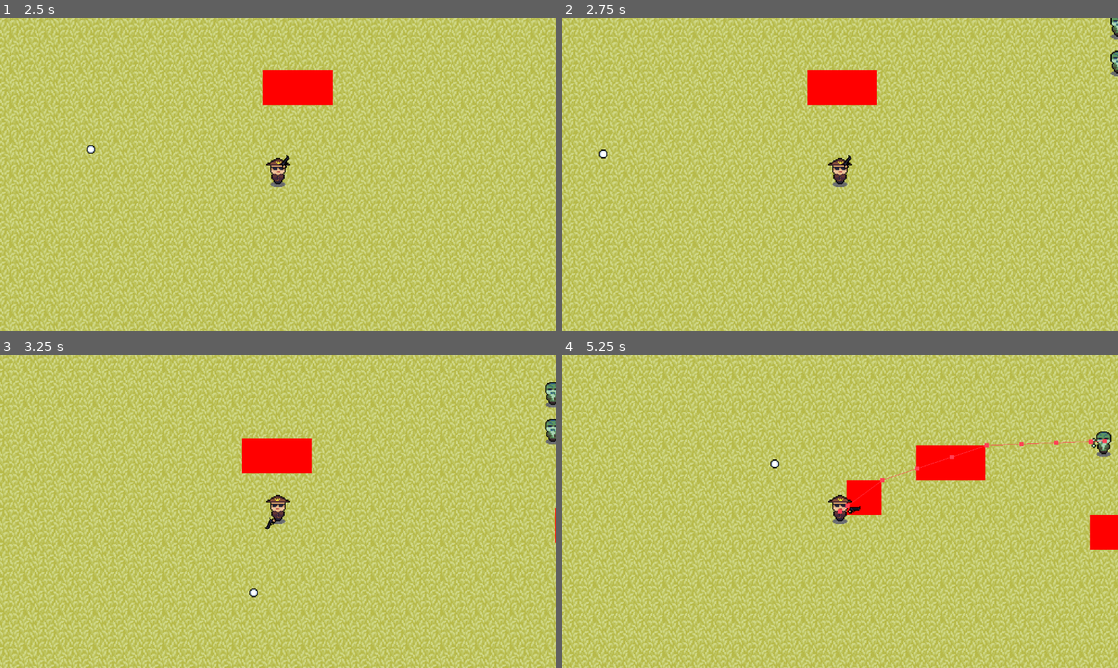
Above: before the commit, frames 1-4 (two rows, left to right).
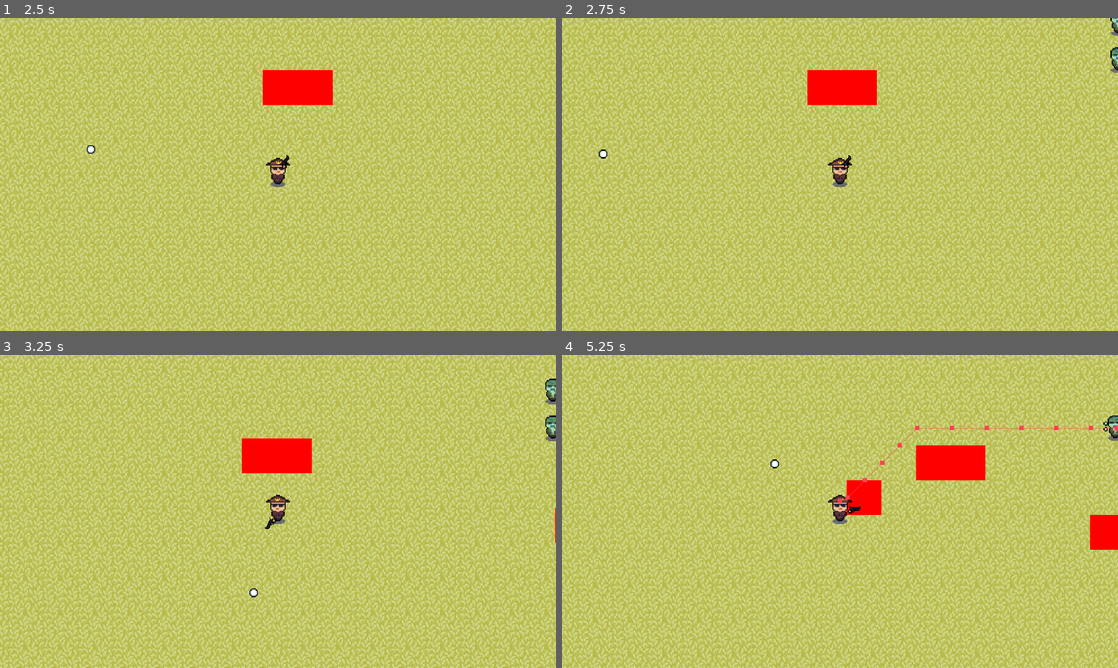
Above: after the commit, the same moments.

Repository: Crystalwarrior/top-down-zombie-game
Game: Godot game, scene res://scenes/main.tscn
Same seed, same stepped clock (60 frames per second), same inputs: the game is played once before the commit and once after it.
Inputs (mouse positions are in pixels of both pictures, inside the frame that each line leads up to):
- Up to frame 1 (2.5 s): tap Enter at 0.5 s; move the mouse to (400, 158) at 0.52 s; hold D (right) 0.53-1.28 s; hold Right mouse button (build) 0.53-1.28 s; move the mouse to (166, 190) at 1.27 s; hold S (down) 1.28-2.03 s; click (166, 190) at 1.35 s; move the mouse to (333, 105) at 2.02 s; hold D (right) from 2.03 s (still down); hold Right mouse button (build) from 2.03 s (still down)
- Up to frame 2 (2.75 s): keep holding D (right); keep holding Right mouse button (build)
- Up to frame 3 (3.25 s): move the mouse to (250, 574) at 2.77 s; release D (right) at 2.78 s; release Right mouse button (build) at 2.78 s; hold W (up) from 2.78 s (still down); click (250, 574) at 2.85 s
- Up to frame 4 (5.25 s): move the mouse to (1006, 558) at 3.52 s; release W (up) at 3.53 s; hold Right mouse button (build) 3.53-4.28 s; hold A (left) 3.53-5.03 s; move the mouse to (673, 464) at 4.27 s; click (673, 464) at 4.35 s; move the mouse to (867, 511) at 5.02 s; hold S (down) from 5.03 s (still down); hold Right mouse button (build) from 5.03 s (still down)

Frame 1 is identical in both runs. In frame 2, 0.2% of the frame differs, in the area x 98-100%, y 0-19%; in frame 3, 0.3%; in frame 4, 0.8%, in the area x 49-100%, y 19-51%.

Commit message:
Center the Zombie visuals etc. to be in the middle of the node Make Zombies not collide with each other Use NavigationAgent2D avoidance and tweak it to work well Set Zombie path post processing to Edgecentered

Diff:
--- a/scenes/zombie.tscn
+++ b/scenes/zombie.tscn
@@ -15,7 +15,6 @@
 
 [node name="Zombie" type="CharacterBody2D"]
 collision_layer = 4
-collision_mask = 5
 script = ExtResource("1_ycv6i")
 
 [node name="HealthSystem" type="Node" parent="."]
@@ -24,11 +23,12 @@
 
 [node name="Shadow" type="Sprite2D" parent="."]
 modulate = Color(1, 1, 1, 0.6666667)
-position = Vector2(0, 12)
+position = Vector2(0, 9)
 texture = ExtResource("2_7pfmu")
 
 [node name="Body" type="CanvasGroup" parent="."]
 unique_name_in_owner = true
+position = Vector2(0, -3)
 
 [node name="Body" type="Sprite2D" parent="Body"]
 texture = ExtResource("2_4gx57")
@@ -38,7 +38,6 @@
 
 [node name="AimPivot" type="Node2D" parent="."]
 unique_name_in_owner = true
-position = Vector2(0, 3)
 
 [node name="Hand" type="Node2D" parent="AimPivot"]
 unique_name_in_owner = true
@@ -54,7 +53,7 @@
 
 [node name="BumpShape" type="CollisionShape2D" parent="."]
 unique_name_in_owner = true
-position = Vector2(0, 2)
+position = Vector2(0, -1)
 shape = SubResource("CircleShape2D_6h15h")
 debug_color = Color(0, 0.6, 0.7019608, 0.20784314)
 
@@ -74,7 +73,11 @@
 unique_name_in_owner = true
 
 [node name="NavigationAgent2D" type="NavigationAgent2D" parent="."]
-radius = 10.33
+path_postprocessing = 1
+avoidance_enabled = true
+radius = 5.0
+neighbor_distance = 30.0
+max_speed = 64.0
 debug_enabled = true
 debug_use_custom = true
 debug_path_custom_color = Color(1, 0.25636053, 0.3314156, 1)
